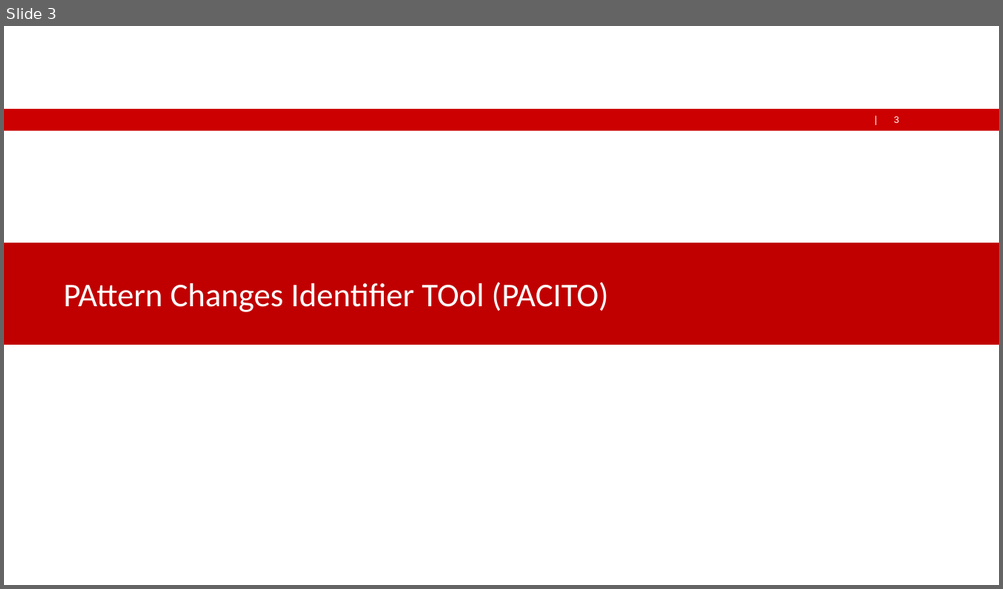
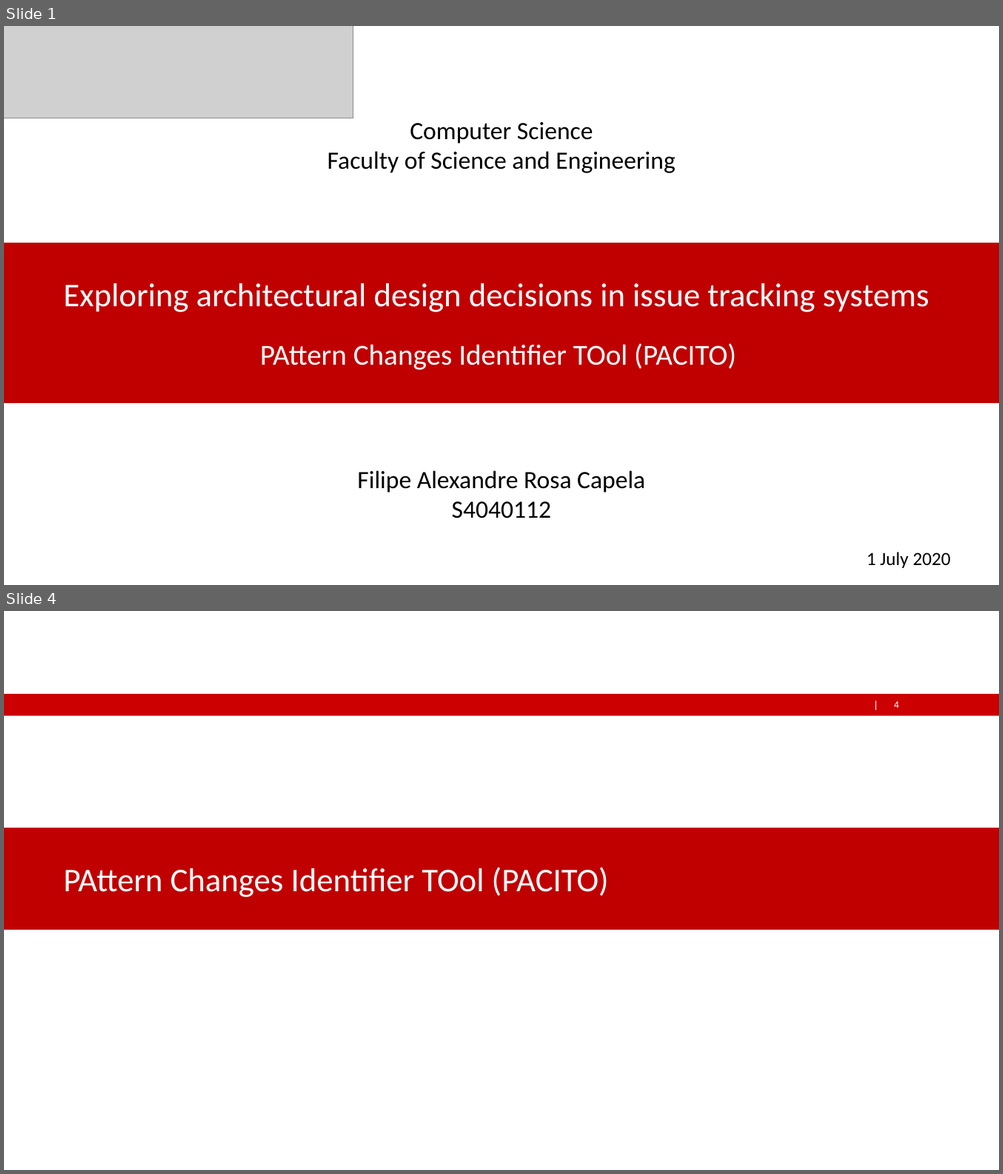
Before and after one commit to FWest98/CS-Software_Maintenance_Evolution-Pacito, a slide deck: Documentation/PACITO_Presentation.pptx. Shown one above the other, each under a label of ours: slide 3 before the commit, slides 1 and 4 after it; the slides between them are not shown. The pictures are 1003x589 and 1003x1174 pixels, drawn with LibreOffice and Linux fonts; fonts in the diff are those of the drawing; grey boxes stand for pictures; background and template pictures are left out. Boxes give left, top, right and bottom in pixels: in the first picture for what was removed or moved away, otherwise in the second. Text is boxed around its words. In the diff, an @@ line names an element or a change of style, - is before the commit and + after.

```diff
--- a/Documentation/PACITO_Presentation.pptx
+++ b/Documentation/PACITO_Presentation.pptx
@@ slide 1 added at <box>4,26,999,585</box>, background #FFFFFF @@
@@ picture added at <box>4,26,353,118</box> @@
@@ text added at <box>327,122,674,173</box>, 24 pt, text #000000 @@
+Computer Science
+Faculty of Science and Engineering
@@ rectangle added at <box>4,244,999,403</box>, fill #C00000, outline #C00000 1 pt @@
@@ text added at <box>63,284,929,312</box>, 32 pt, text #FFFFFF @@
+Exploring architectural design decisions in issue tracking systems
@@ text added at <box>260,343,736,370</box>, 28 pt, text #FFFFFF @@
+PAttern Changes Identifier TOol (PACITO)
@@ text added at <box>357,471,645,519</box>, 24 pt, text #000000 @@
+Filipe Alexandre Rosa Capela
+S4040112
@@ text added at <box>866,552,950,568</box>, 18 pt, text #000000 @@
+1 July 2020
@@ what was slide 3 is now slide 4 @@
@@ page number at <box>893,701,899,708</box>: text changed @@
-3
+4
```
Also in this commit, not shown: 3 slides changed, 4 other slides added, 2 slides removed, 2 other files.
